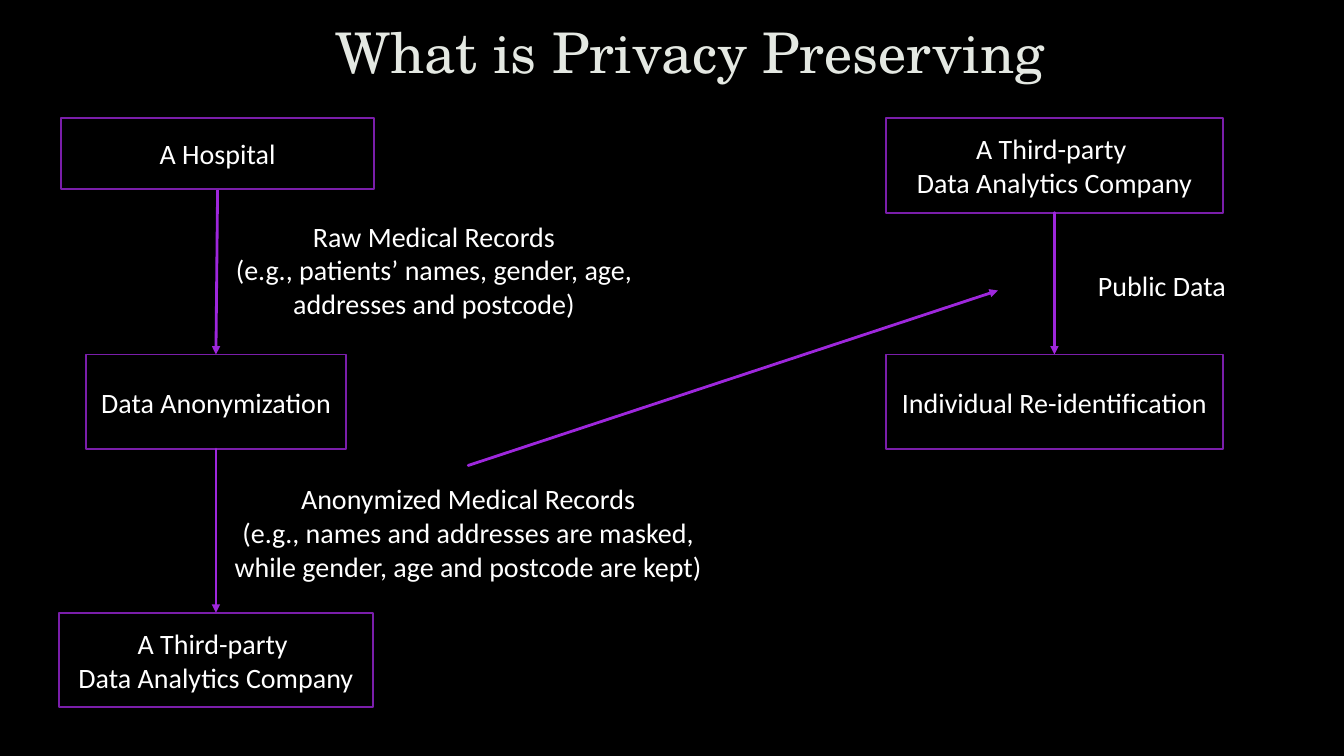
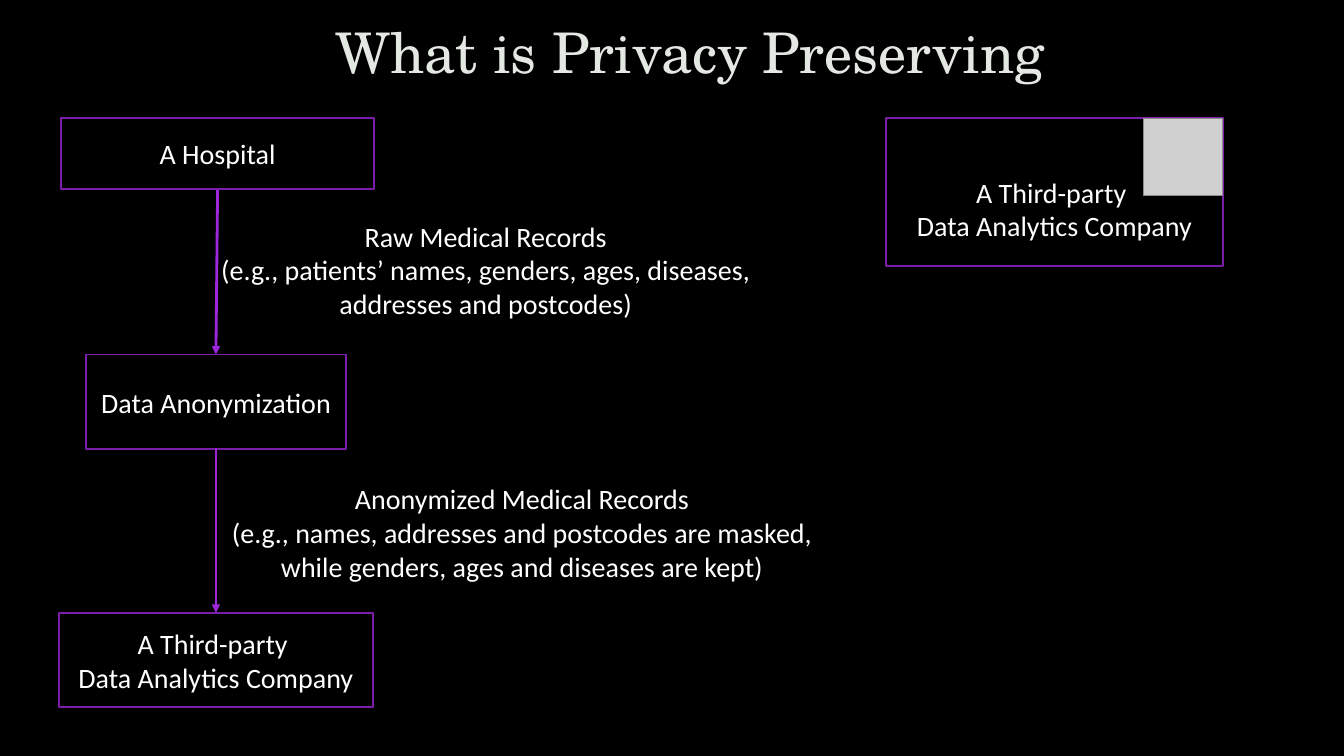
Before and after one commit to uwacyber/cits1003, a slide deck: slide 11 of cits1003-lecture_slides/CITS1003-A Cyber Law and CI_CPS-exercises.pptx. Drawn at 1344x756 pixels with LibreOffice and Linux fonts; fonts in the diff are those of the drawing; grey boxes stand for pictures; background and template pictures are left out. Boxes give left, top, right and bottom in pixels: in the first picture for what was removed or moved away, otherwise in the second. Text is boxed around its words. In the diff, an @@ line names an element or a change of style, - is before the commit and + after.

```diff
--- a/cits1003-lecture_slides/CITS1003-A Cyber Law and CI_CPS-exercises.pptx
+++ b/cits1003-lecture_slides/CITS1003-A Cyber Law and CI_CPS-exercises.pptx
@@ rectangle "A Third-party": place and size @@
-rectangle "A Third-party" at <box>886,118,1223,213</box>
+rectangle "A Third-party" at <box>886,118,1223,266</box>
@@ picture added at <box>1144,118,1224,196</box> @@
@@ arrow removed from (1055, 213) to (1055, 355) @@
@@ text at <box>221,259,749,319</box>: text changed @@
-(e.g., patients’ names, gender, age, addresses and postcode)
+(e.g., patients’ names, genders, ages, diseases, addresses and postcodes)
@@ arrow removed from (468, 466) to (998, 290) @@
@@ text removed at <box>1098,276,1226,297</box> @@
-Public Data
@@ rectangle removed at <box>886,355,1223,450</box> @@
-Individual Re-identification
@@ text at <box>232,522,811,582</box>: text changed @@
-(e.g., names and addresses are masked,
-while gender, age and postcode are kept)
+(e.g., names, addresses and postcodes are masked,
+while genders, ages and diseases are kept)
```
Also in this commit, not shown: 33 other slides changed, 13 slides added, 19 slides removed.
